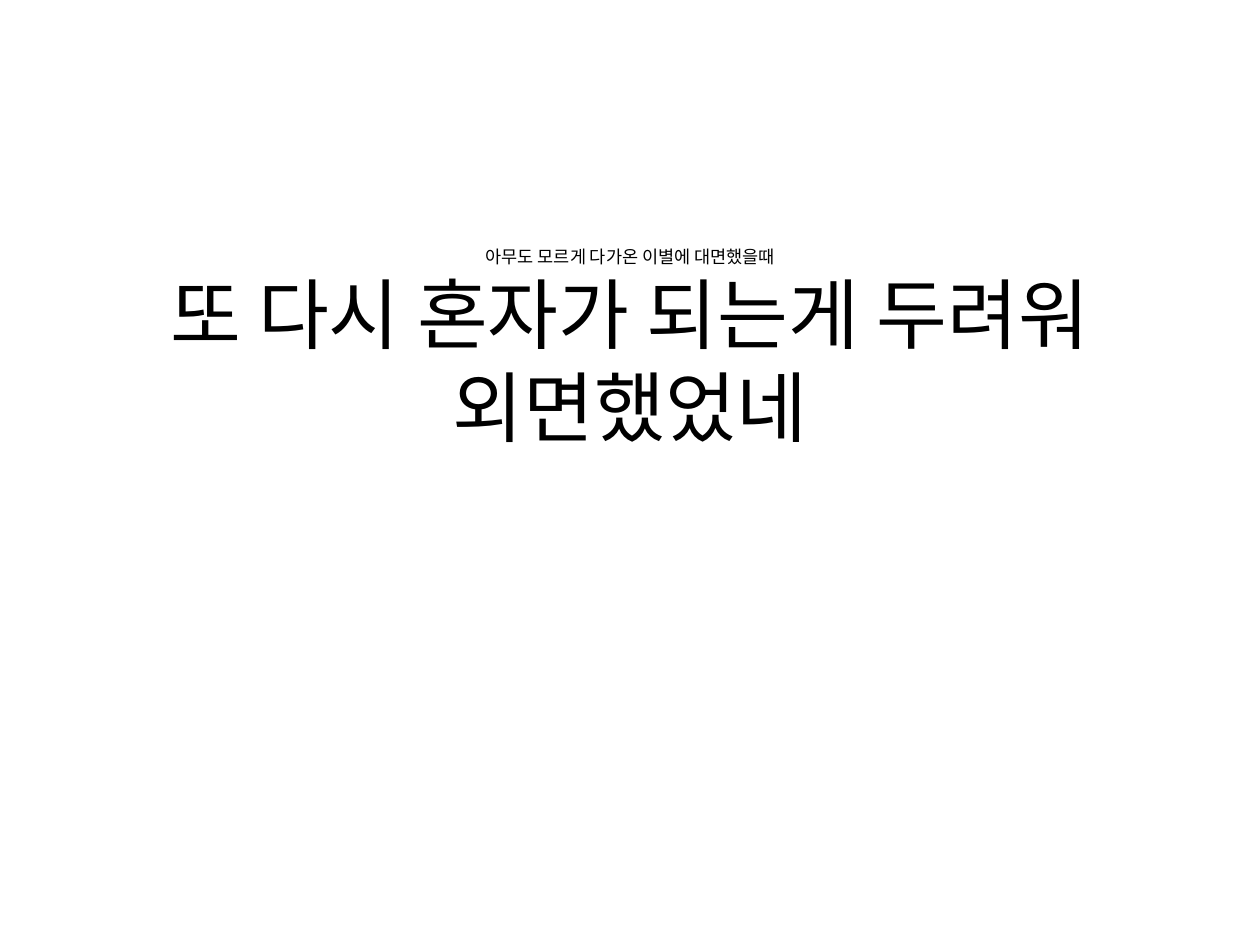
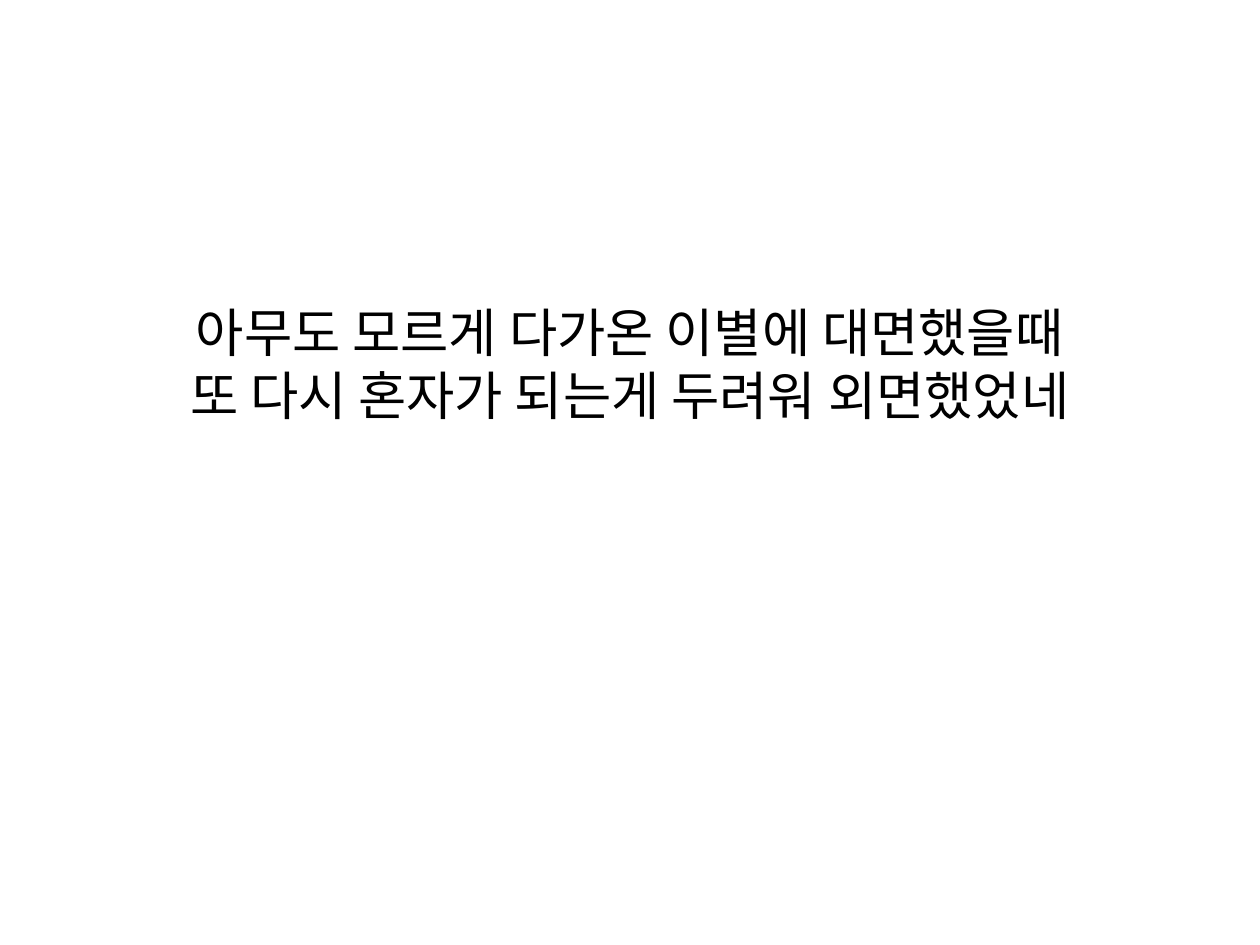
Before and after one commit to everydayday/pptTransform, a slide deck: slide 20 of Slide/add all slides1.pptx. Drawn at 1260x945 pixels with LibreOffice and Linux fonts; fonts in the diff are those of the drawing. Boxes give left, top, right and bottom in pixels: in the first picture for what was removed or moved away, otherwise in the second. Text is boxed around its words. In the diff, an @@ line names an element or a change of style, - is before the commit and + after.

```diff
--- a/Slide/add all slides1.pptx
+++ b/Slide/add all slides1.pptx
@@ title at [190,308,1069,419]: text changed; size 10 to 30 pt @@
-아무도 모르게 다가온 이별에 대면했을때
-또 다시 혼자가 되는게 두려워 외면했었네
+아무도 모르게 다가온 이별에 대면했을때
+또 다시 혼자가 되는게 두려워 외면했었네
```
Also in this commit, not shown: 39 other slides changed, 3 other files.
